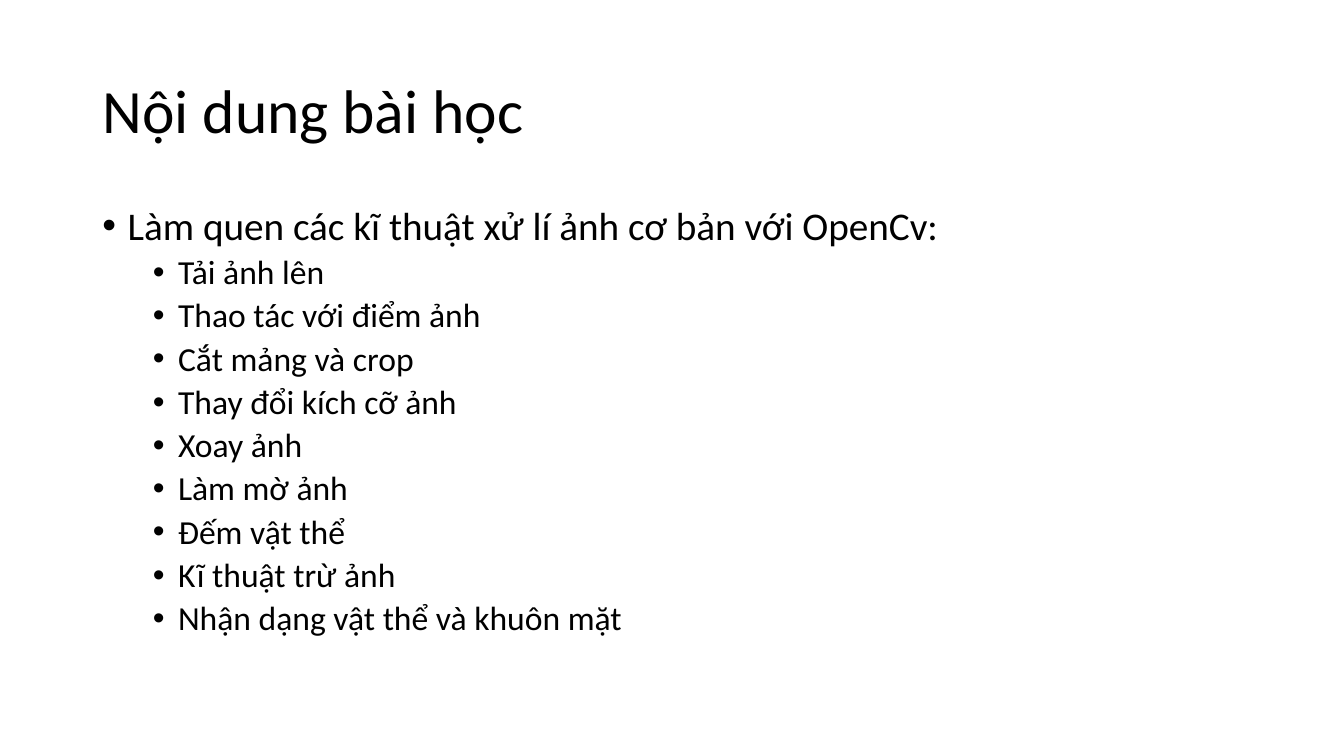
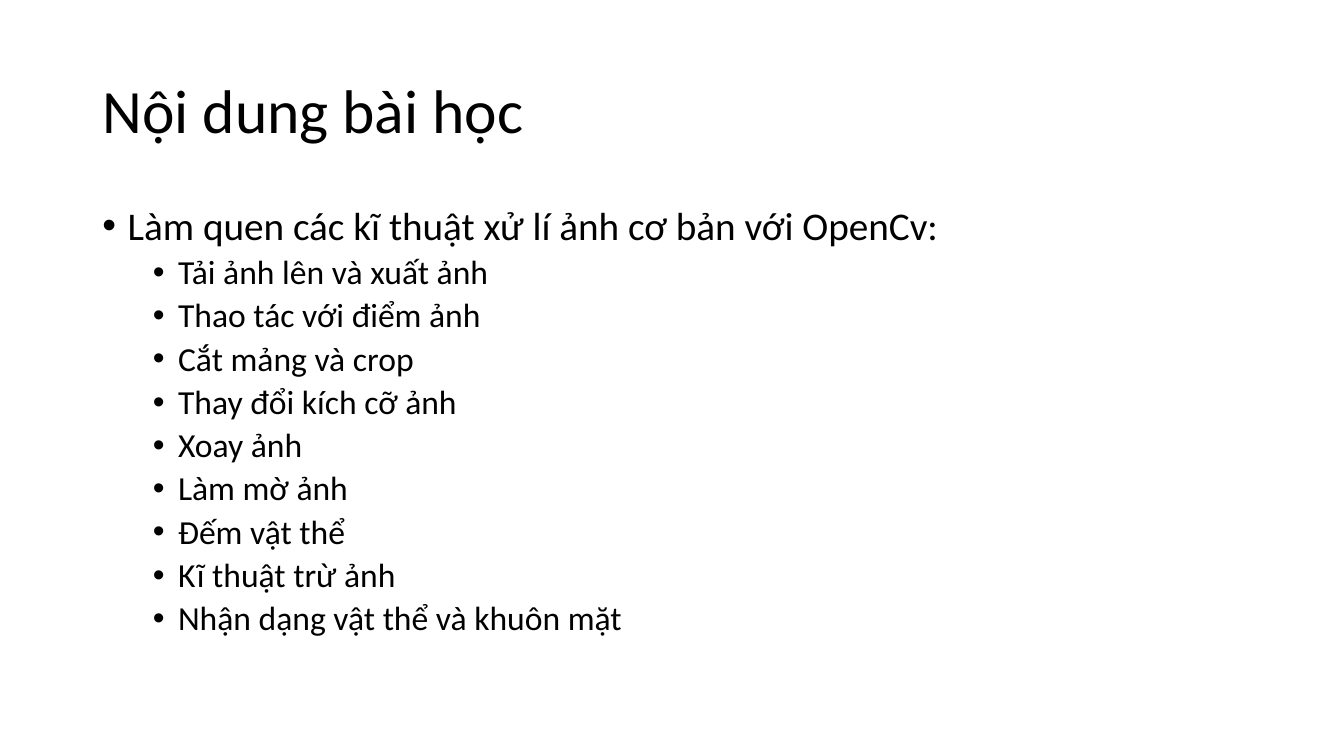
Before and after one commit to levinhhoang16/PyOpenCVCourse, a slide deck: slide 2 of Lecture/OpenCVCoban.pptx. Drawn at 1344x756 pixels with LibreOffice and Linux fonts; fonts in the diff are those of the drawing. Boxes give left, top, right and bottom in pixels: in the first picture for what was removed or moved away, otherwise in the second. Text is boxed around its words. In the diff, an @@ line names an element or a change of style, - is before the commit and + after.

Commit message:
Update lecture

```diff
--- a/Lecture/OpenCVCoban.pptx
+++ b/Lecture/OpenCVCoban.pptx
@@ text at [178,258,488,285]: text changed @@
-  • Tải ảnh lên
+  • Tải ảnh lên và xuất ảnh
```
Also in this commit, not shown: 1 other slide changed, 9 slides added, 1 other file.
